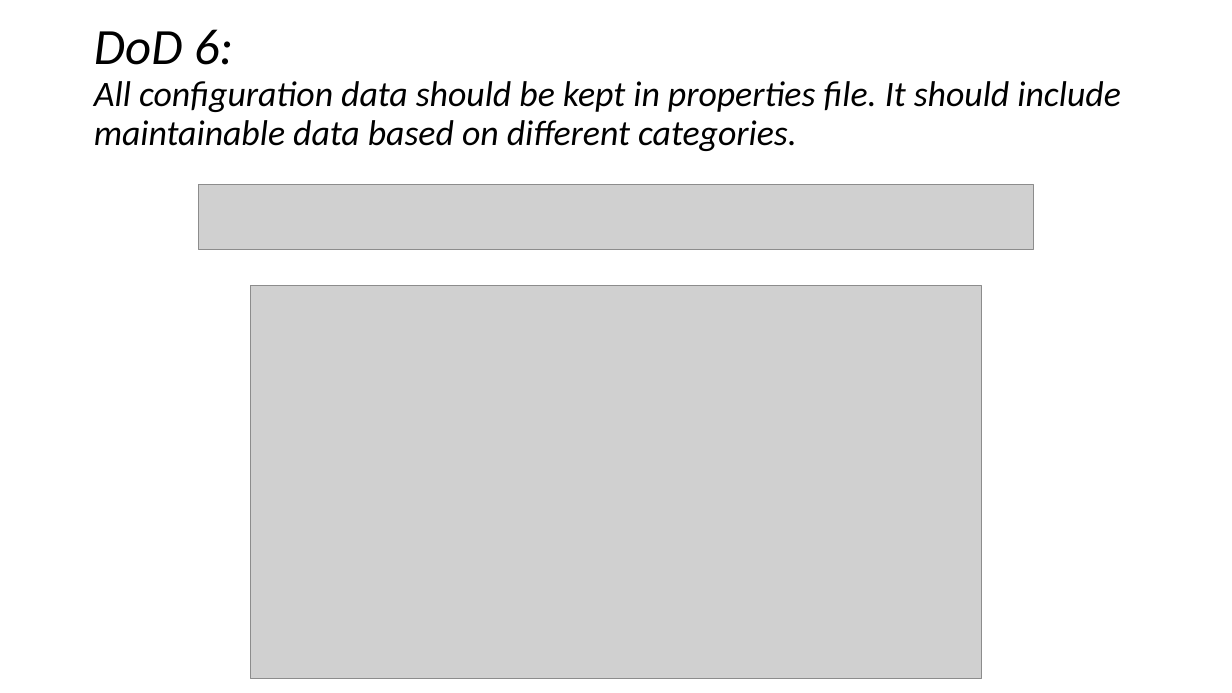
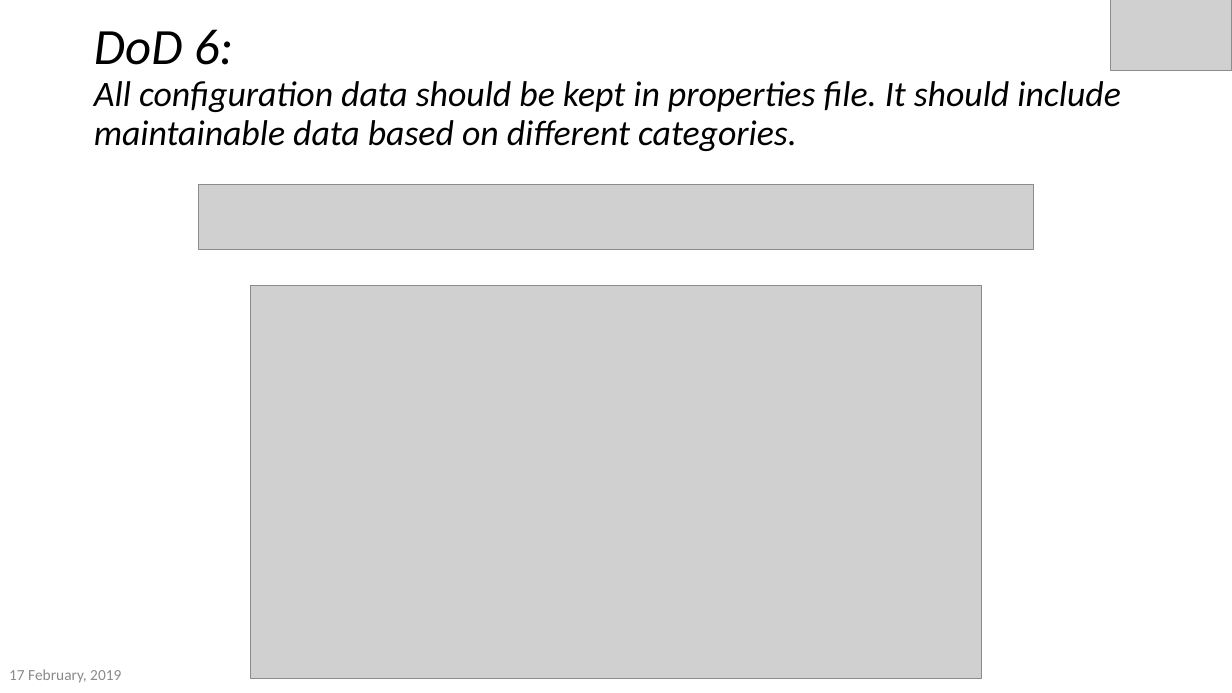
Before and after one commit to akmak1103/DownloadManager, a slide deck: slide 12 of FinalPresentation.pptx. Drawn at 1232x693 pixels with LibreOffice and Linux fonts; fonts in the diff are those of the drawing; grey boxes stand for pictures; background and template pictures are left out. Boxes give left, top, right and bottom in pixels: in the first picture for what was removed or moved away, otherwise in the second. Text is boxed around its words. In the diff, an @@ line names an element or a change of style, - is before the commit and + after.

```diff
--- a/FinalPresentation.pptx
+++ b/FinalPresentation.pptx
@@ picture added at box(1111, 0, 1232, 71) @@
@@ text added at box(9, 669, 121, 683), 12 pt, text #8C8C8C @@
+17 February, 2019
```
Also in this commit, not shown: 16 other slides changed, 9 other files.
